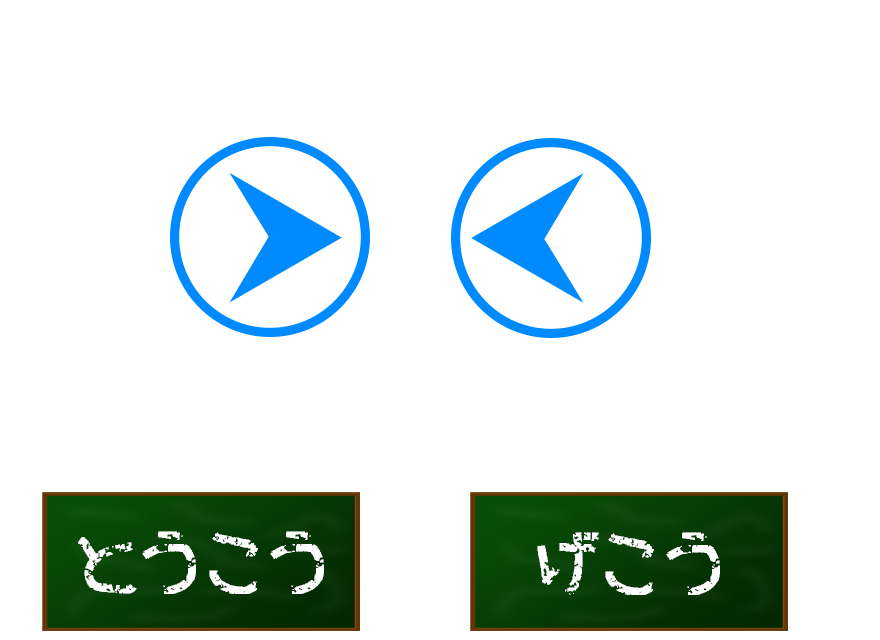
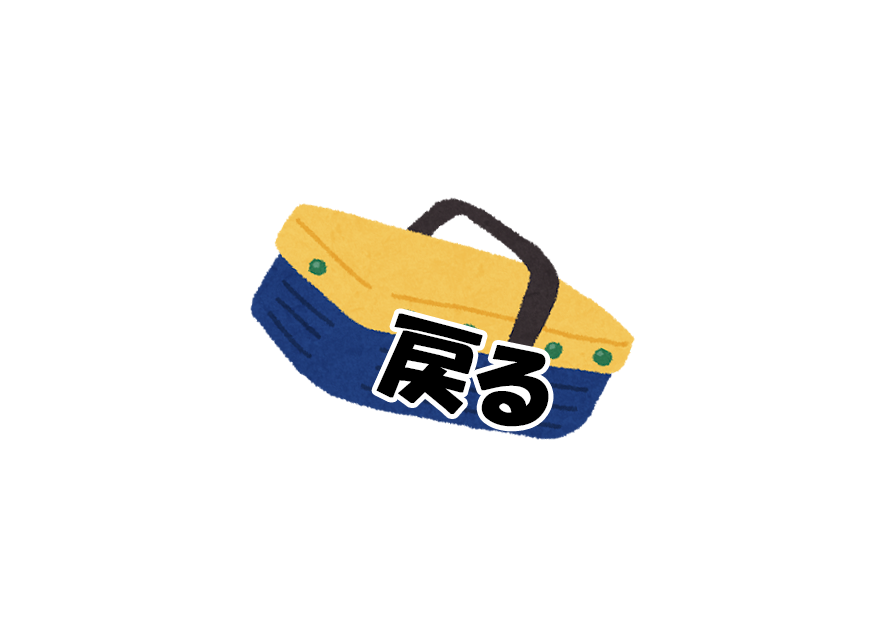
Before/after of a w=880, h=640 layered artwork. What changed in the layer stack:
added group "戻る" (1st of 2) with 2 layers above "End" over [250, 197, 635, 440]
added layer "戻る" (2nd of 2, in "戻る") in group "戻る" over [376, 313, 549, 427]
added layer "黒板消し" in group "戻る" over [250, 197, 635, 440]
hid group "End" (2 layers) over [470, 492, 788, 631]
hid group "Start" (2 layers) over [42, 492, 360, 631]
hid "Arrow_Left" over [451, 138, 651, 338]
hid "Arrow_Right" over [170, 137, 370, 337]
